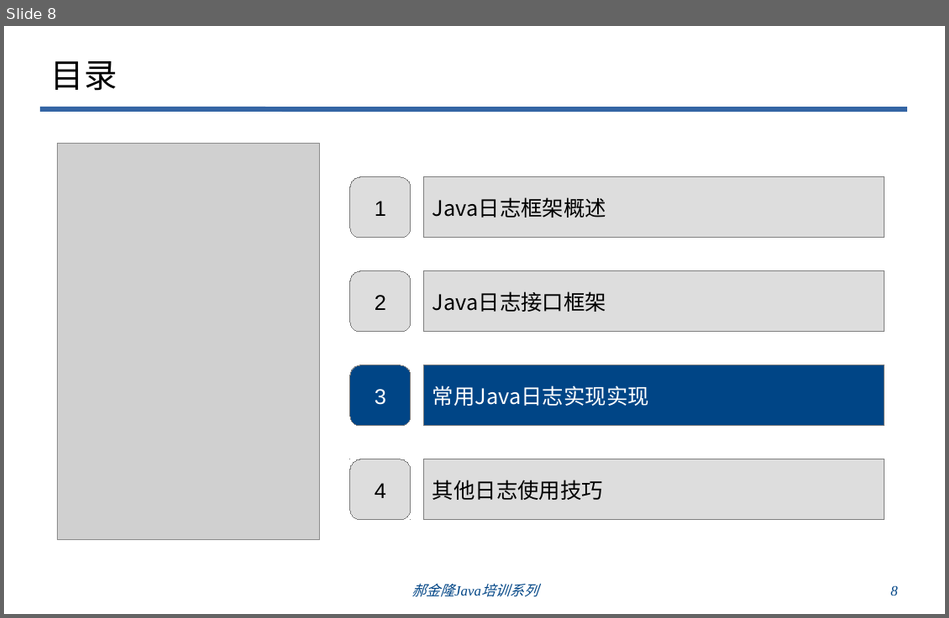
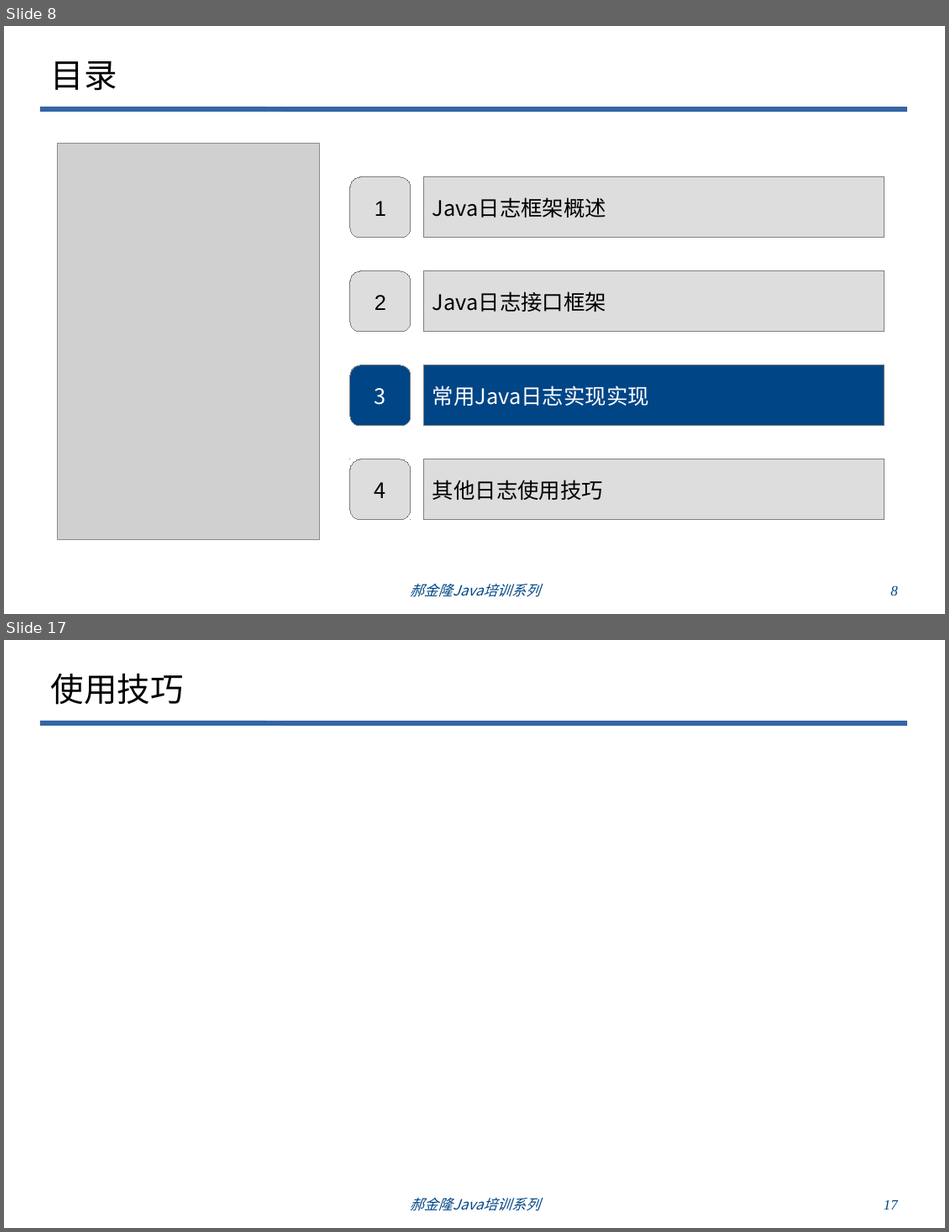
Before and after one commit to haojinlong/trainning, a slide deck: doc/odp/郝金隆Java编程技巧培训之一：Java日志框架.odp. Shown one above the other, each under a label of ours: slide 8 before the commit, slides 8 and 17 after it; the slides between them are not shown. The pictures are 949x618 and 949x1232 pixels, drawn with LibreOffice and Linux fonts; fonts in the diff are those of the drawing; grey boxes stand for pictures; background and template pictures are left out. Boxes give left, top, right and bottom in pixels: in the first picture for what was removed or moved away, otherwise in the second. Text is boxed around its words. In the diff, an @@ line names an element or a change of style, - is before the commit and + after.

```diff
--- a/doc/odp/郝金隆Java编程技巧培训之一：Java日志框架.odp
+++ b/doc/odp/郝金隆Java编程技巧培训之一：Java日志框架.odp
@@ slide 17 added at (4,640,945,1228), background #FFFFFF; not listed: 1 template element that a slide beside it also shows @@
@@ title added at (51,673,184,705), 28 pt, text #000000 @@
+使用技巧
@@ text added at (410,1197,540,1211), 12 pt, text #004586, italic @@
+郝金隆Java培训系列
@@ page number added at (883,1200,898,1210), 12 pt, text #004586, italic @@
+17
@@ slide 8 changed as well @@
@@ rounded rectangle "3" at (351,366,411,427): font Arial to Noto Sans CJK SC @@
@@ freeform shape "4" at (351,459,411,520): font Arial to Noto Sans CJK SC @@
@@ text "郝金隆Java培训系列" at (410,583,540,597): font Times New Roman to Noto Sans CJK SC @@
```
Also in this commit, not shown: 7 other slides changed, 8 other slides added, 6 other files.
